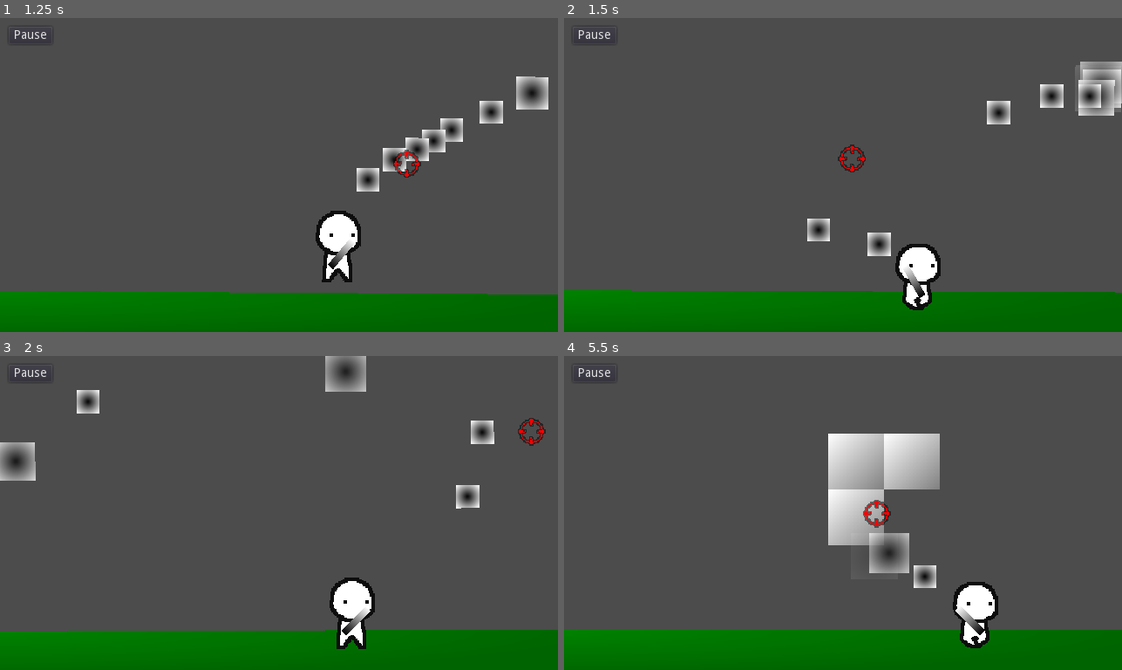
Above: before the commit, frames 1-4 (two rows, left to right).
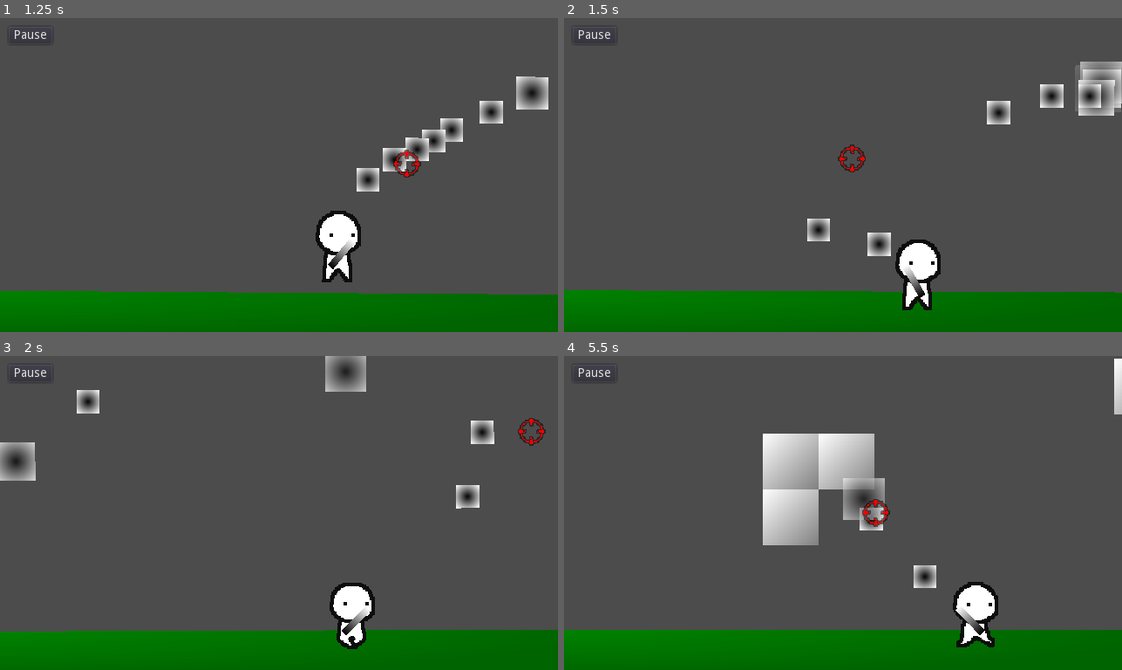
Above: after the commit, the same moments.

Repository: dranik544/explanation-overdue
Game: Godot game, scene res://scenes/main.tscn
The game is run twice, just before and just after one commit, with the same random seed, the same clock (stepped at 60 frames per second) and the same inputs.
Inputs (mouse positions are in pixels of both pictures, inside the frame that each line leads up to):
- Up to frame 1 (1.25 s): tap Enter at 0.5 s; move the mouse to (401, 159) at 0.52 s; press the mouse at (401, 159) at 0.53 s; hold D (RIGHT) from 0.53 s (still down); tap W (JUMP) at 0.77 s
- Up to frame 2 (1.5 s): release D (RIGHT) at 1.25 s; release the mouse at (965, 159) at 1.25 s; drag from (731, 190) to (1094, 93) at 1.27 s
- Up to frame 3 (2 s): no input
- Up to frame 4 (5.5 s): move the mouse to (898, 443) at 2.02 s; press the mouse at (898, 443) at 2.03 s; hold A (LEFT) 2.03-2.75 s; release the mouse at (898, 443) at 2.75 s; drag from (815, 575) to (909, 434) at 2.77 s; move the mouse to (1010, 560) at 3.52 s; press the mouse at (1010, 560) at 3.53 s; hold D (RIGHT) 3.53-4.25 s; tap W (JUMP) at 3.77 s; release the mouse at (1010, 560) at 4.25 s; drag from (675, 465) to (893, 550) at 4.27 s; move the mouse to (870, 513) at 5.02 s; press the mouse at (870, 513) at 5.03 s; hold D (RIGHT) from 5.03 s (still down)

Frame 1 is identical in both runs. In frame 2, 0.4% of the frame differs, in the area x 59-68%, y 70-94%; in frame 3, 0.4%; in frame 4, 8.7%, in the area x 35-100%, y 0-94%.

Commit message:
смена скорости локации

Diff:
--- a/scenes/main.gd
+++ b/scenes/main.gd
@@ -1,7 +1,12 @@
 extends Node2D
 
 export(Global.locations) var currentLocation = Global.locations.forest
+export(float) var speedLocAcceleration = 4.0
 
 
 func _ready():
 	Global.currentLocation = currentLocation
+
+
+func _process(delta):
+	Global.speedLoc += speedLocAcceleration * delta
--- a/scenes/player/player.gd
+++ b/scenes/player/player.gd
@@ -251,7 +251,7 @@
 	if health <= 0: return
 
 	health -= count
-	print("player health: ", str(health))
+	Global.speedLoc = max(Global.speedLoc - (maxHealth - health), 120.0)   # скорость локации упадёт, но не ниже 120
 
 	if health <= 0: death()
 
@@ -260,7 +260,6 @@
 		add_child(tween)
 
 		spriteEyes.animation = "damageEyes_" + str(sprite.animation)
-		print("damageEyes_" + str(sprite.animation))
 
 		tween.interpolate_property(sprite, "modulate", sprite.modulate, Color(1.0, 0.0, 0.0, 1.0), 0.1, Tween.TRANS_CIRC, Tween.EASE_IN)
 		tween.start()
